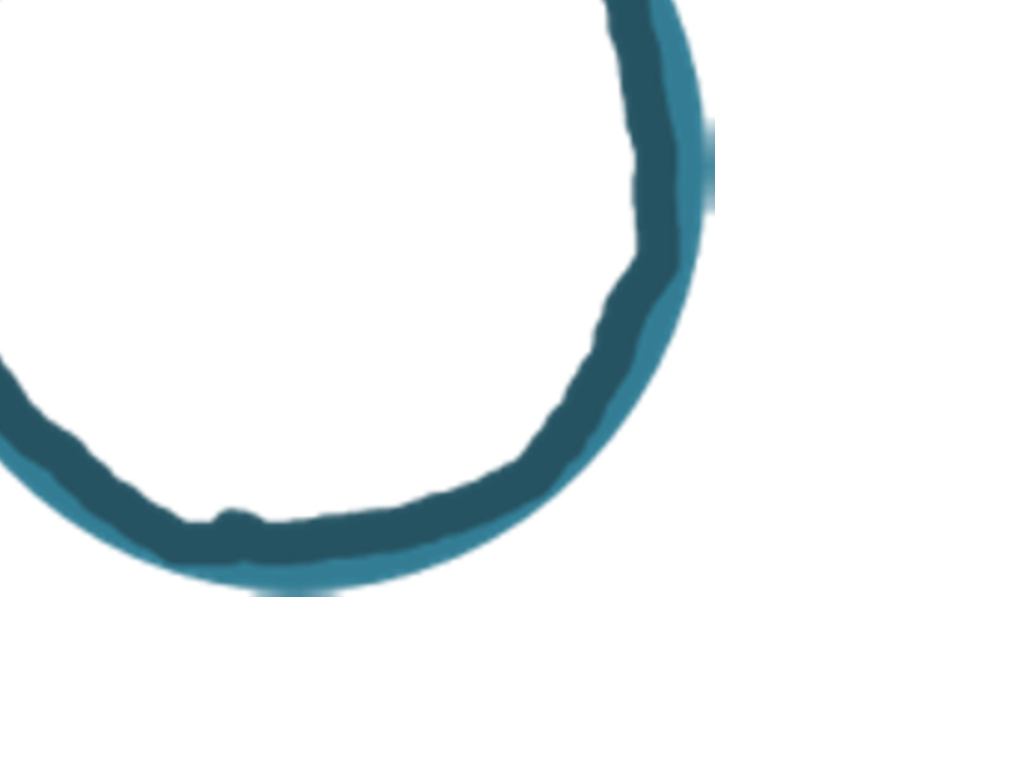
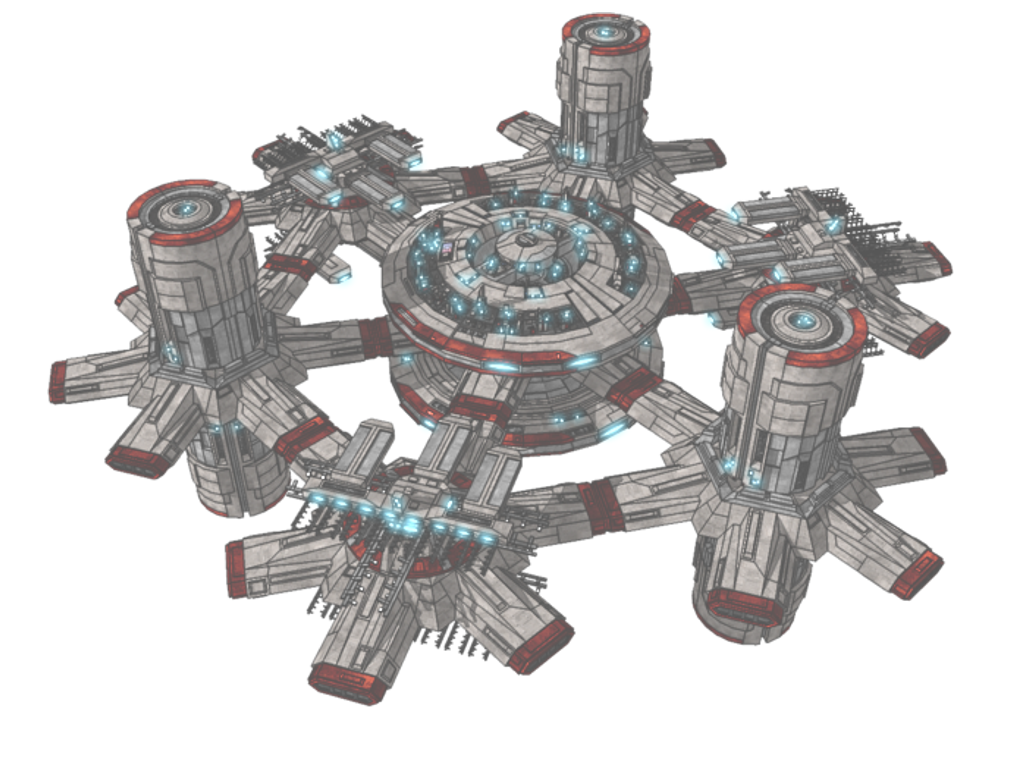
The second 1024 × 768 image is a revision of the first. Changes to its layers:
hid group "explosion" (17 layers) over (0, 0, 768, 640)
hid group "explosion5" (1 layers) over (0, 0, 768, 640)
painted on "explosion2" (1st of 5, in "explosion" › "explosion5") over (0, 0, 768, 640)
showed "background", painted on it over (0, 0, 954, 707)
